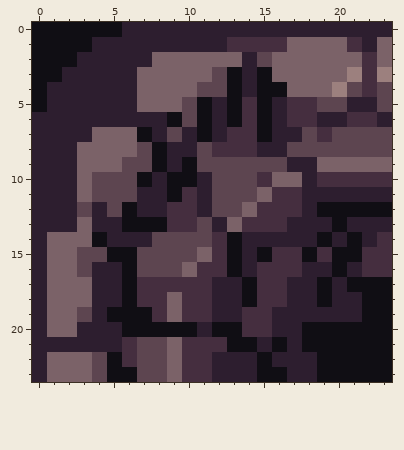
A pixel-art sprite gets an edit: data/imgs/animations/tl_wall.png. The picture above was drawn from the file before the commit.
The file is 24x24 pixels. Colours within 5 levels of each other are drawn and written as one.
After:
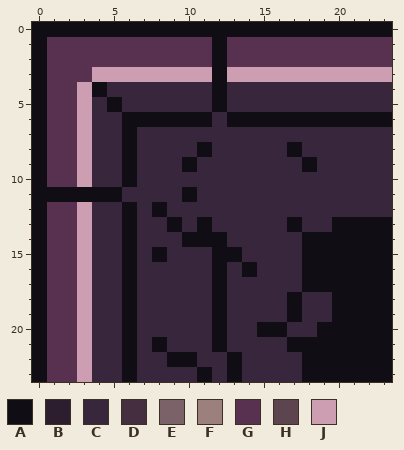
Palette (. is transparent): A #100e14  B #2d1e2f  C #37263c  D #452e3f  E #7b6268  F #9c807e  G #583150  H #5d4550  J #cd9db2
Edits made:
@@ x 0..23 @@
- 0 AAAAAABBBBBBBBBBBBBBBBBB
- 1 AAAABBBBBBBBBDDDDEEEEDBE
- 2 AAABBBBBEEEEEEBHEEEEEEDE
- 3 AABBBBBEEEEEHABAEEEEEFDF
- 4 ABBBBBBEEEEHHABAAEEEFHDH
- 5 ABBBBBBEEEHABADABDDHHBBH
- 6 BBBBBBBBBAHABADABDDBBDDB
- 7 BBBBEEEABHBABDDABBHDHHHH
- 8 BBBEEEEHABBHDDDBBHHHHHHH
- 9 BBBEEEHHABAHHHHHHBBEEEEE
-10 BBBEHHHABAABHHHDEEBDDDDD
-11 BBBEHHHBBADBHHHEDDBBBBBB
-12 BBBHBHABBDDBHHEDDDBAAAAA
-13 BBBEBBAAADDHBEDDDBBBABBB
-14 BEEEABBBHHHHDABBBBBABABD
-15 BEEHHAAHHHHEDABADDADAADD
-16 BEEHBBAHHHEDDABDDDBBABDD
-17 BEEEBBADDDDDBBADDBBABAAA
-18 BEEEBBADDEDDBBADDBBABBAA
-19 BEEHBAAADEDDBBDDBBBBBBAA
-20 BEEBBBAAAAABAADDBBAAAAAA
-21 BBBBBBDHHEDDDAABABAAAAAA
-22 BEEEHADHHEDDBBBABBBAAAAA
-23 BEEEHAAHHEDDBBBAABBAAAAA
+ 0 AAAAAAAAAAAAAAAAAAAAAAAA
+ 1 AGGGGGGGGGGGAGGGGGGGGGGG
+ 2 AGGGGGGGGGGGAGGGGGGGGGGG
+ 3 AGGGJJJJJJJJAJJJJJJJJJJJ
+ 4 AGGJACCCCCCCACCCCCCCCCCC
+ 5 AGGJCACCCCCCACCCCCCCCCCC
+ 6 AGGJCCAAAAAACAAAAAAAAAAA
+ 7 AGGJCCACCCCCCCCCCCCCCCCC
+ 8 AGGJCCACCCCACCCCCACCCCCC
+ 9 AGGJCCACCCACCCCCCCACCCCC
+10 AGGJCCACCCCCCCCCCCCCCCCC
+11 AAAAAACCCCACCCCCCCCCCCCC
+12 AGGJCCACACCCCCCCCCCCCCCC
+13 AGGJCCACCACACCCCCACCAAAA
+14 AGGJCCACCCAAACCCCCAAAAAA
+15 AGGJCCACACCCAACCCCAAAAAA
+16 AGGJCCACCCCCACACCCAAAAAA
+17 AGGJCCACCCCCACCCCCAAAAAA
+18 AGGJCCACCCCCACCCCACCAAAA
+19 AGGJCCACCCCCACCCCACCAAAA
+20 AGGJCCACCCCCACCAACCAAAAA
+21 AGGJCCACACCCACCCCAAAAAAA
+22 AGGJCCACCAACCACCCCAAAAAA
+23 AGGJCCACCCCACACCCCAAAAAA
Where, in picture pixels (left, top, right, bottom), the same in both pictures:
changed: (32, 22, 392, 382)
